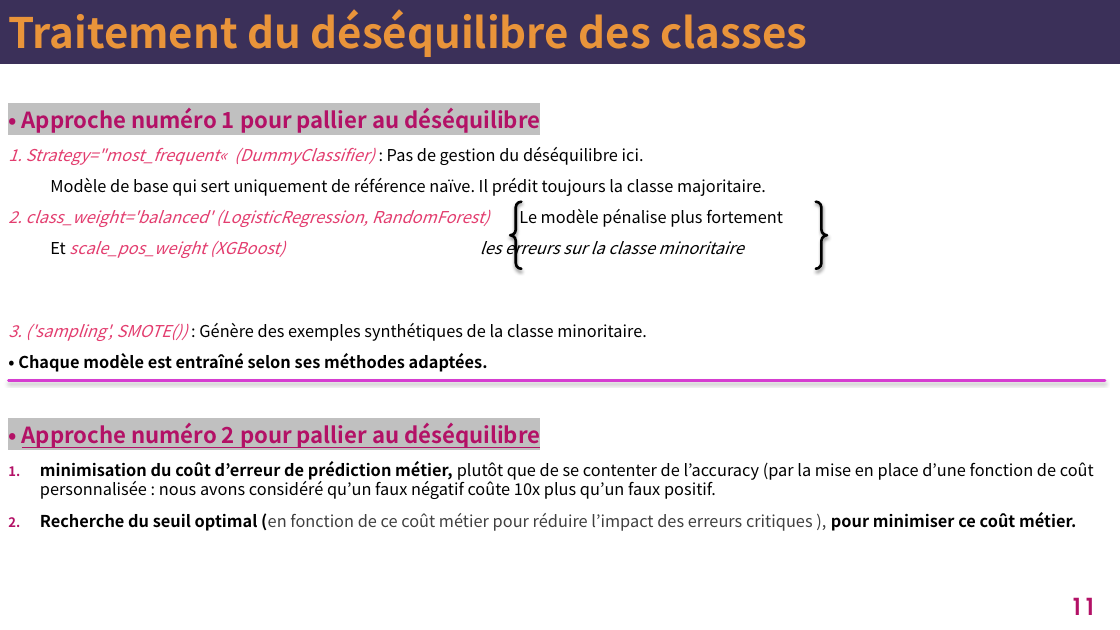
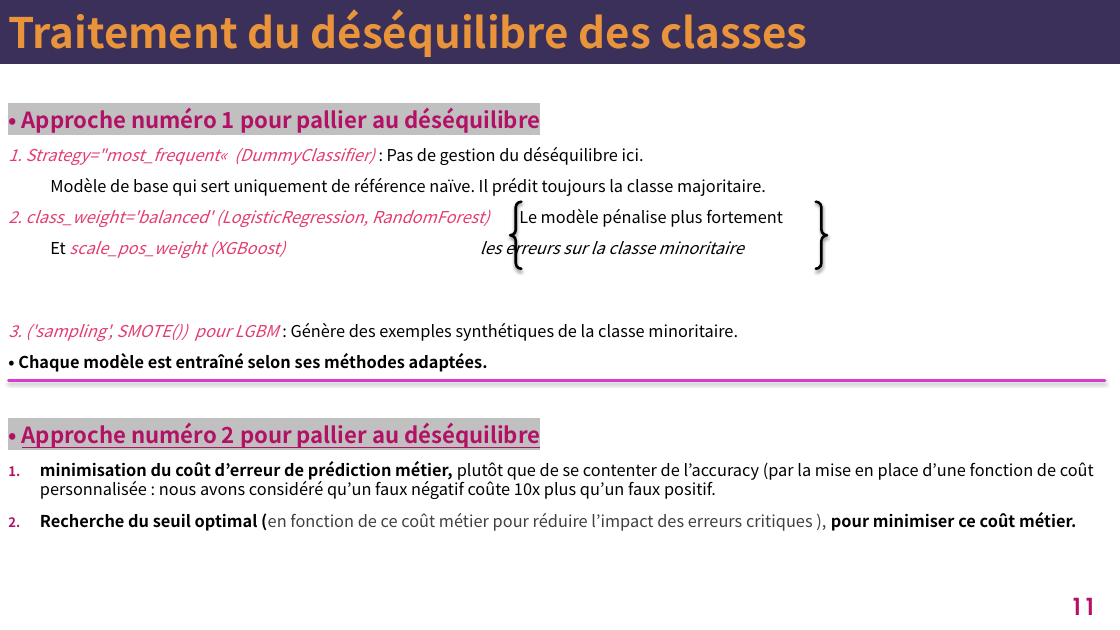
Before and after one commit to MatyKane/P7_Modele_Scoring, a slide deck: slide 12 of support de présentation/Support.pptx. Drawn at 1120x630 pixels with LibreOffice and Linux fonts; fonts in the diff are those of the drawing; background and template pictures are left out. Boxes give left, top, right and bottom in pixels: in the first picture for what was removed or moved away, otherwise in the second. Text is boxed around its words. In the diff, an @@ line names an element or a change of style, - is before the commit and + after.

```diff
--- a/support de présentation/Support.pptx
+++ b/support de présentation/Support.pptx
@@ text at box(8, 323, 738, 341): text changed @@
-3. ('sampling', SMOTE()) : Génère des exemples synthétiques de la classe minoritaire.
+3. ('sampling', SMOTE()) pour LGBM : Génère des exemples synthétiques de la classe minoritaire.
```
Also in this commit, not shown: 3 other slides changed, 6 other files.
